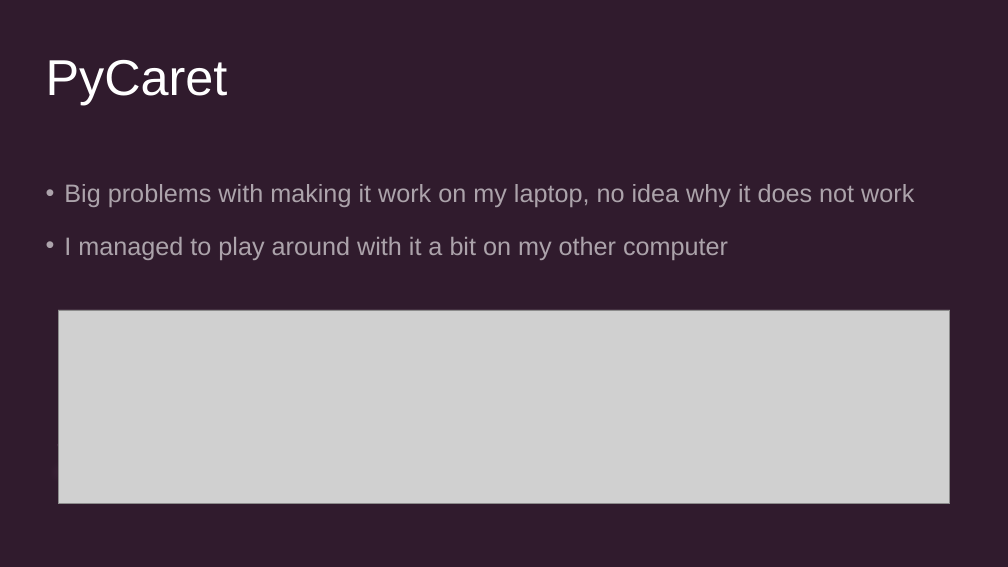
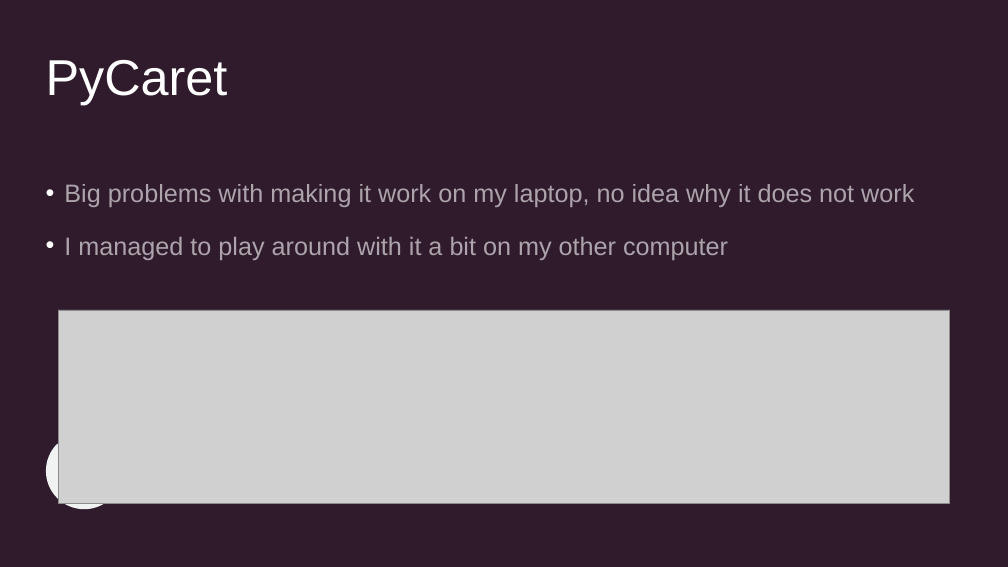
Before and after one commit to irisroatis/phd_year1_code_term2, a slide deck: slide 12 of ppt meetings/May 2023/Presentation2.pptx. Drawn at 1008x567 pixels with LibreOffice and Linux fonts; fonts in the diff are those of the drawing; grey boxes stand for pictures. Boxes give left, top, right and bottom in pixels: in the first picture for what was removed or moved away, otherwise in the second. Text is boxed around its words. In the diff, an @@ line names an element or a change of style, - is before the commit and + after.

```diff
--- a/ppt meetings/May 2023/Presentation2.pptx
+++ b/ppt meetings/May 2023/Presentation2.pptx
@@ freeform shape at (30, 440, 115, 525): fill #B174A8 at 20% opacity to #F7F9F8 at 20% opacity; outline redrawn @@
@@ freeform shape added at (30, 444, 111, 526), fill #F0F3F2 @@
@@ ellipse at (56, 442, 73, 459): fill #4C2B47 to #F2F4F3 @@
```
Also in this commit, not shown: 11 other slides changed, 3 slides added, 1 slide removed, 4 other files.
